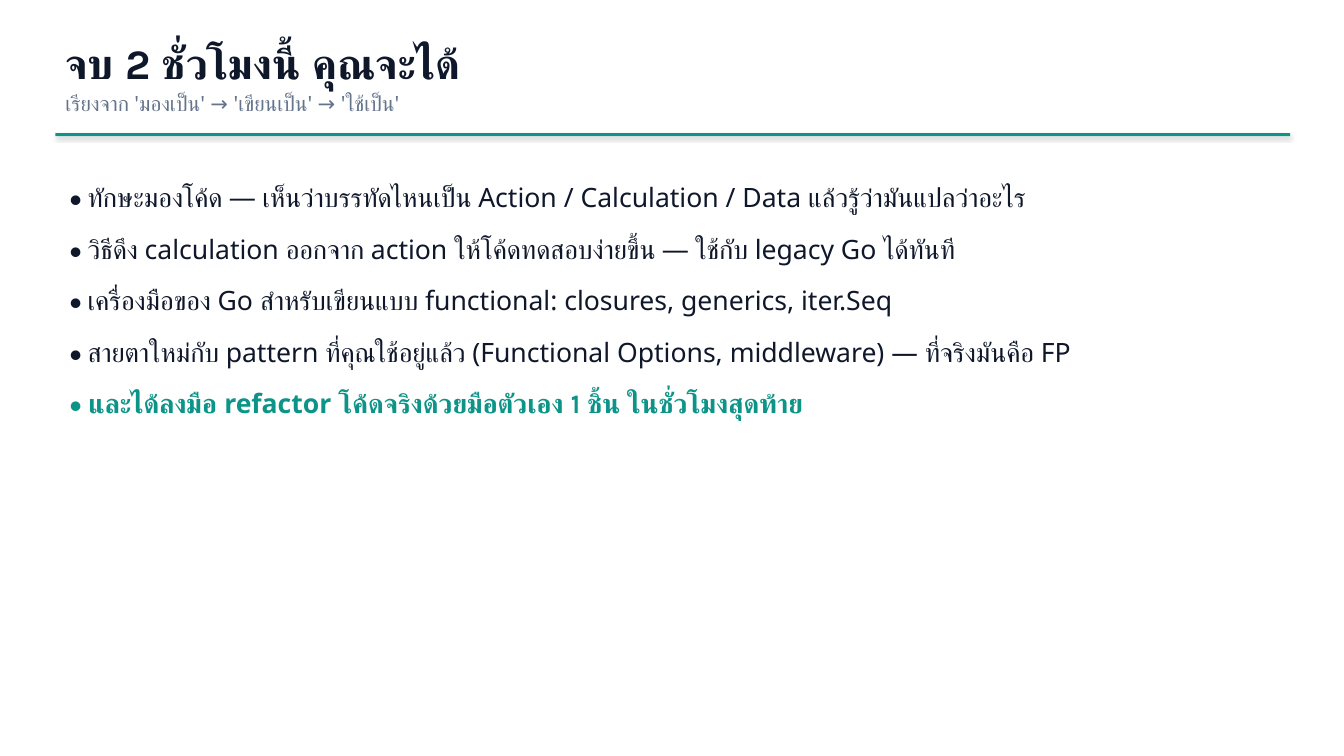
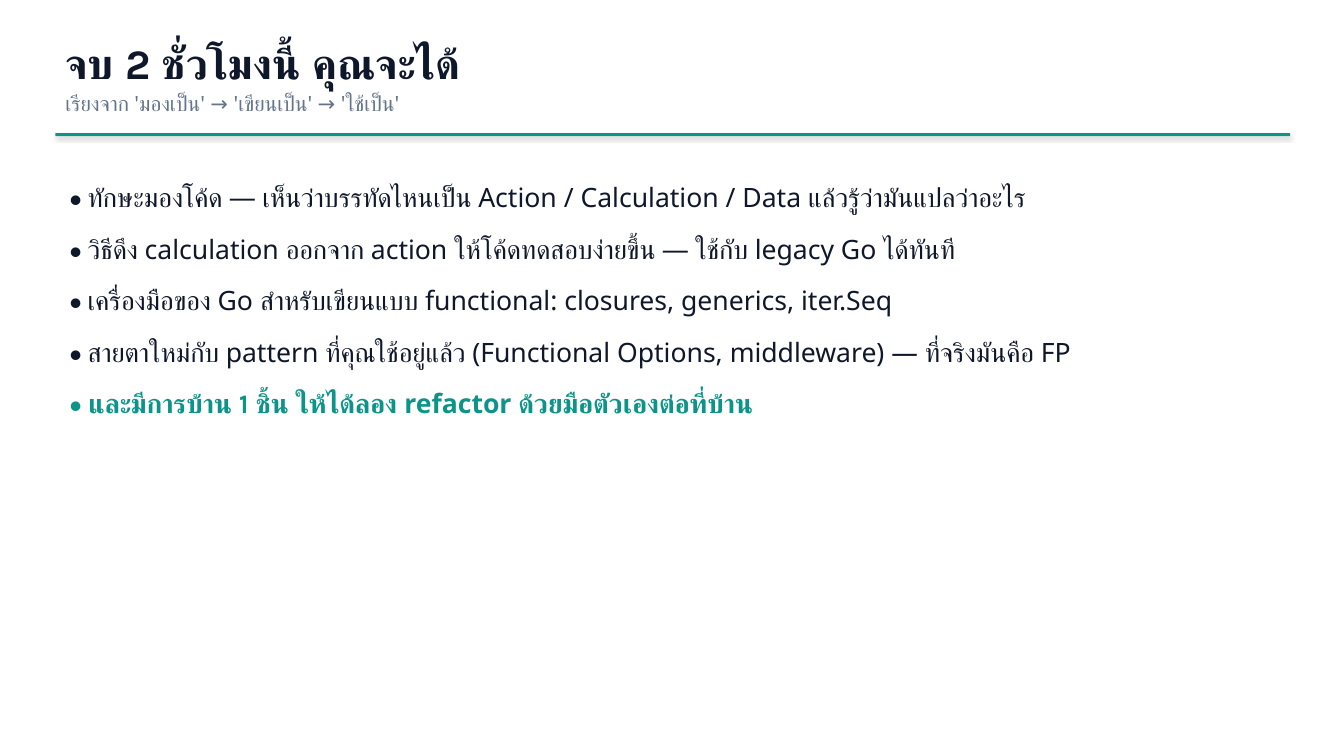
Before and after one commit to iporsut/go-fp, a slide deck: slide 2 of slides/fp-in-go-workshop.pptx. Drawn at 1344x756 pixels with LibreOffice and Linux fonts; fonts in the diff are those of the drawing. Boxes give left, top, right and bottom in pixels: in the first picture for what was removed or moved away, otherwise in the second. Text is boxed around its words. In the diff, an @@ line names an element or a change of style, - is before the commit and + after.

```diff
--- a/slides/fp-in-go-workshop.pptx
+++ b/slides/fp-in-go-workshop.pptx
@@ text at bbox=[88, 392, 753, 414]: text changed @@
-• และได้ลงมือ refactor โค้ดจริงด้วยมือตัวเอง 1 ชิ้น ในชั่วโมงสุดท้าย
+• และมีการบ้าน 1 ชิ้น ให้ได้ลอง refactor ด้วยมือตัวเองต่อที่บ้าน
```
Also in this commit, not shown: 1 other slide changed, 1 slide removed, 11 other files.
